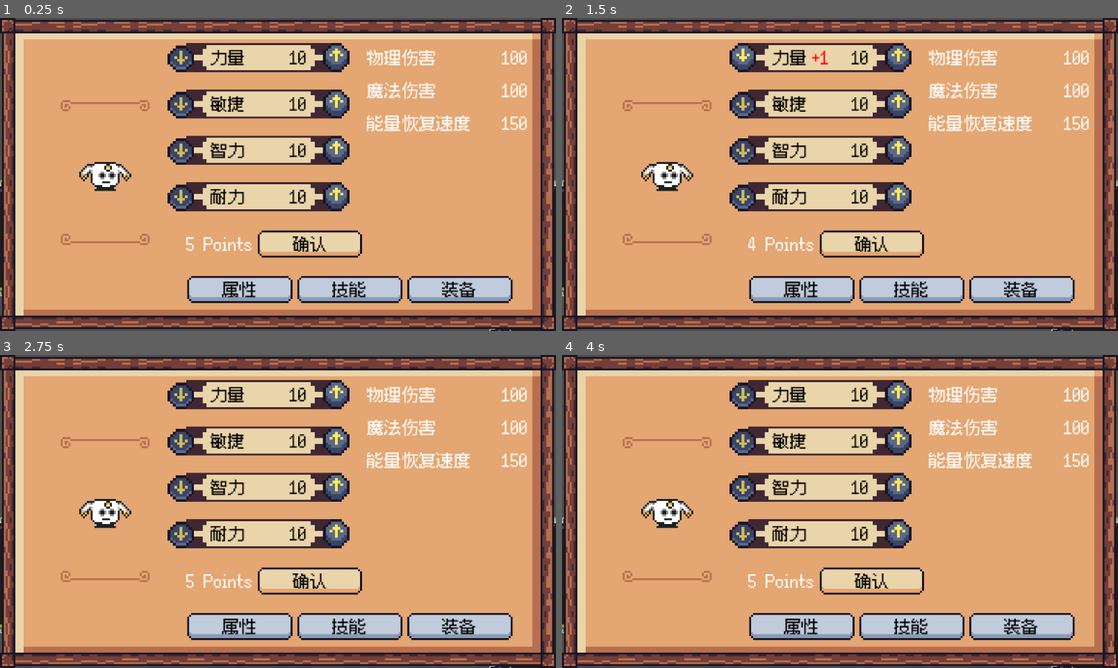
Above: before the commit, frames 1-4 (two rows, left to right).
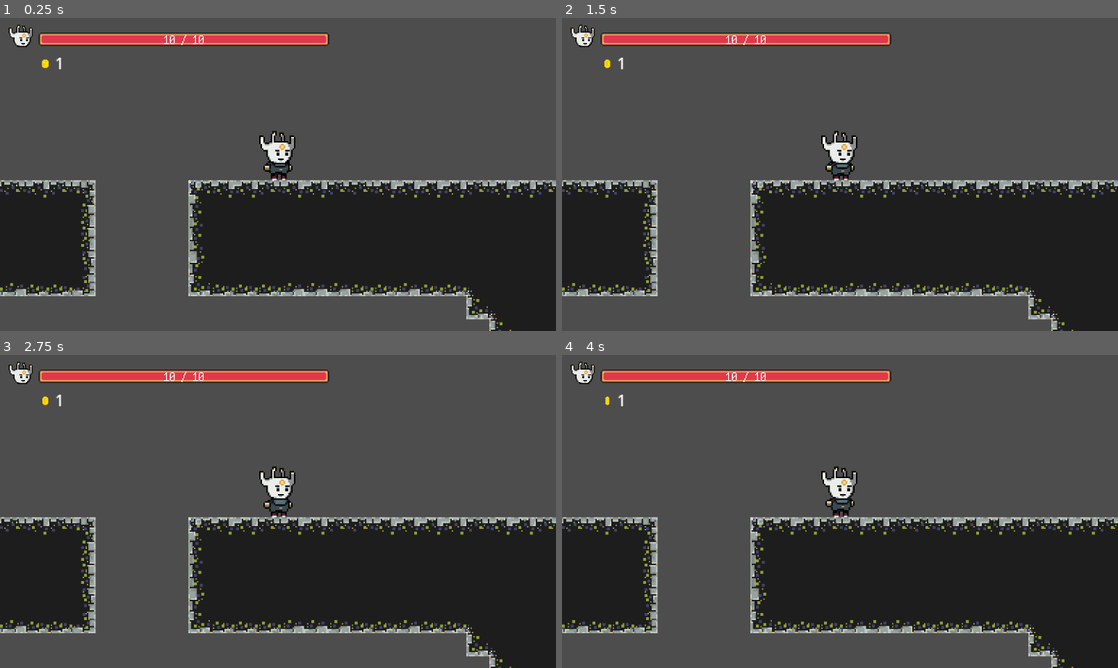
Above: after the commit, the same moments.

Repository: NaxxHua/brain-GD4-prototype
Game: Godot game, scene res://Scenes/main_scene.tscn
The game is run twice, just before and just after one commit, with the same random seed, the same clock (stepped at 60 frames per second) and the same inputs.
Inputs (mouse positions are in pixels of both pictures, inside the frame that each line leads up to):
- Up to frame 1 (0.25 s): no input
- Up to frame 2 (1.5 s): click (873, 243) at 0.5 s, where only the run before the commit has a clickable "确认"; click (901, 58) at 1.27 s
- Up to frame 3 (2.75 s): click (183, 395) at 2.02 s
- Up to frame 4 (4 s): click (801, 627) at 2.75 s, where only the run before the commit has a clickable "属性"; click (912, 627) at 3.5 s, where only the run before the commit has a clickable "技能"

The runs differ from the first frame. In frame 1, 96% of the frame differs, in the area x 0-100%, y 0-100%; in frame 2, 96%; in frame 3, 96%; in frame 4, 96%.

Commit message:
feat: connected character sheet with player stats in game; added label on health bar; updated dps calculation; added stats update

Diff:
--- a/Scenes/UI/GUI.tscn
+++ b/Scenes/UI/GUI.tscn
@@ -6,6 +6,7 @@
 [ext_resource type="Texture2D" uid="uid://c5ckrqq7o6rdh" path="res://Sprites/UI/healthbarUnder.png" id="5_2r4ht"]
 [ext_resource type="Texture2D" uid="uid://cx7glsoydaov7" path="res://Sprites/UI/healthbarProgress.png" id="6_g350r"]
 [ext_resource type="Script" path="res://Scripts/TextureProgressBar.gd" id="7_dmqtu"]
+[ext_resource type="Theme" uid="uid://cp1yt30lt5sbr" path="res://Theme/BrainInAVat.tres" id="7_me7ug"]
 [ext_resource type="PackedScene" uid="uid://dy4wrews2paxv" path="res://Scenes/UI/character_sheet.tscn" id="7_ufg6e"]
 
 [sub_resource type="Animation" id="Animation_m6sfx"]
@@ -77,11 +78,11 @@
 text = "1"
 vertical_alignment = 1
 
-[node name="TextureProgressBar" type="TextureProgressBar" parent="."]
-offset_left = 42.5
-offset_top = 13.0
-offset_right = 114.5
-offset_bottom = 26.0
+[node name="HealthBar" type="TextureProgressBar" parent="."]
+offset_left = 40.0
+offset_top = 14.5
+offset_right = 341.0
+offset_bottom = 28.5
 nine_patch_stretch = true
 stretch_margin_left = 4
 stretch_margin_top = 4
@@ -91,4 +92,24 @@
 texture_progress = ExtResource("6_g350r")
 script = ExtResource("7_dmqtu")
 
+[node name="HealthLabel" type="Label" parent="HealthBar"]
+layout_mode = 1
+anchors_preset = 8
+anchor_left = 0.5
+anchor_top = 0.5
+anchor_right = 0.5
+anchor_bottom = 0.5
+offset_left = -20.0
+offset_top = -11.5
+offset_right = 20.0
+offset_bottom = 11.5
+grow_horizontal = 2
+grow_vertical = 2
+theme = ExtResource("7_me7ug")
+theme_override_font_sizes/font_size = 12
+text = "1"
+horizontal_alignment = 1
+vertical_alignment = 1
+
 [node name="CharacterSheet" parent="." instance=ExtResource("7_ufg6e")]
+visible = false
--- a/Scenes/UI/character_sheet.tscn
+++ b/Scenes/UI/character_sheet.tscn
@@ -462,7 +462,7 @@
 layout_mode = 2
 size_flags_horizontal = 3
 theme = ExtResource("12_gkmn7")
-text = "魔法伤害"
+text = "生命上限"
 
 [node name="Value" type="Label" parent="HBoxContainer/VBoxContainer/Stats/DerivedStats/VBoxContainer/HP"]
 layout_mode = 2
@@ -477,7 +477,7 @@
 layout_mode = 2
 size_flags_horizontal = 3
 theme = ExtResource("12_gkmn7")
-text = "能量恢复速度"
+text = "能量"
 
 [node name="Value" type="Label" parent="HBoxContainer/VBoxContainer/Stats/DerivedStats/VBoxContainer/Resource"]
 layout_mode = 2
--- a/Scripts/CharacterSheet.gd
+++ b/Scripts/CharacterSheet.gd
@@ -35,6 +35,8 @@
 	get_node(path_main_stats + "Dex/StatBG/Stats/Value").set_text(str(player.dexterity))
 	get_node(path_main_stats + "Int/StatBG/Stats/Value").set_text(str(player.intelligence))
 	get_node(path_main_stats + "Sta/StatBG/Stats/Value").set_text(str(player.stamina))
+	get_node("HBoxContainer/VBoxContainer/Stats/DerivedStats/VBoxContainer/Damage/Value").set_text(str(player.dps))
+	get_node("HBoxContainer/VBoxContainer/Stats/DerivedStats/VBoxContainer/HP/Value").set_text(str(player.maxHealth))
 
 func IncreaseStat(stat):
 	# Increase the stat_add (code)
@@ -74,6 +76,18 @@
 		player.dexterity += dex_add
 		player.intelligence += int_add
 		player.stamina += sta_add
+
+		# 更新派生属性
+		player.update_derived_stats()
+		# 更新UI
+		update_ui_with_new_stats()
+
+		# 更新血量条和血量文本
+		var health_bar = get_node("../../GUI/HealthBar")
+		health_bar.update()  # 这将更新血量条
+		health_bar.update_health_label(player.currentHealth, player.maxHealth)  # 这将更新血量文本
+
+		# 重置已添加的属性点
 		str_add = 0
 		dex_add = 0
 		int_add = 0
@@ -83,3 +97,7 @@
 			button.disabled = true
 		for label in get_tree().get_nodes_in_group("ChangeLabels"):
 			label.set_text("")
+
+func update_ui_with_new_stats():
+	get_node("HBoxContainer/VBoxContainer/Stats/DerivedStats/VBoxContainer/Damage/Value").set_text(str(player.dps))
+	get_node("HBoxContainer/VBoxContainer/Stats/DerivedStats/VBoxContainer/HP/Value").set_text(str(player.maxHealth))
--- a/Scripts/Enemy.gd
+++ b/Scripts/Enemy.gd
@@ -5,7 +5,7 @@
 var moving_left = true
 var speed = 15
 var gravity = 30
-@export var dps = 10
+@export var dps = 1
 
 signal healthChanged
 
--- a/Scripts/Globals.gd
+++ b/Scripts/Globals.gd
@@ -1,6 +1,5 @@
 extends Node
 
-var playerMaxHealth = 100
 var playerCoin = 0
 
 # Called when the node enters the scene tree for the first time.
--- a/Scripts/TextureProgressBar.gd
+++ b/Scripts/TextureProgressBar.gd
@@ -8,3 +8,9 @@
 func update():
 	var player = get_node("/root/MainScene/Player")
 	value = player.currentHealth * 100 / player.maxHealth
+	update_health_label(player.currentHealth, player.maxHealth)
+
+func update_health_label(health_value: int, max_health: int):
+	var player = get_node("/root/MainScene/Player")
+	var health_label = get_node("HealthLabel")
+	health_label.text = str(player.currentHealth) + " / " + str(player.maxHealth)
--- a/Scripts/player.gd
+++ b/Scripts/player.gd
@@ -16,17 +16,18 @@
 var gravity = 20
 var jump = 400
 var pressed = 2
-@export var dps = 10
-@export var maxHealth = Globals.playerMaxHealth
-@onready var currentHealth: int = maxHealth
 
 # 属性系统
 var level = 1
-var stat_points = 5
-var strength = 10
-var dexterity = 10
-var intelligence = 10
-var stamina = 10
+var stat_points = 100
+var strength = 1
+var dexterity = 1
+var intelligence = 1
+var stamina = 1
+
+var dps = ceil(1 * 1.05 ** ((strength-3)*(dexterity-3)*(intelligence-3)) * (1 + 0.1))
+@export var maxHealth = stamina * 10
+@onready var currentHealth: int = maxHealth
 
 func _ready():
 	randomize() # 初始化随机数生成器
@@ -36,11 +37,15 @@
 	level += 1
 	stat_points += 5
 
+func update_derived_stats():
+	dps = ceil(1 * 1.05 ** ((strength-3)*(dexterity-3)*(intelligence-3)) * (1 + 0.1))  # 更新DPS的计算方式
+	maxHealth = stamina * 10  # 更新最大生命值的计算方式
+
 # 计算实际的伤害值
 func calculate_damage() -> int:
 	var variance = 5 # 你可以调整这个值以增大或减小随机波动的范围
 	var random_factor = randf_range(-variance, variance) # 随机波动值
-	return max(1, dps + int(random_factor)) # 确保伤害值至少为1
+	return max(1, ceil(dps + int(random_factor))) # 确保伤害值至少为1
 
 func _physics_process(delta):
 #	Move(delta)
@@ -113,7 +118,7 @@
 	$anim.play("Dead")
 	await $anim.animation_finished
 	get_tree().reload_current_scene()
-	currentHealth = Globals.playerMaxHealth
+	currentHealth = maxHealth
 	OnStateFinished()
 
 func OnStateFinished():
Not shown: 1 places in Scenes/UI/GUI.tscn that only renumber resources
